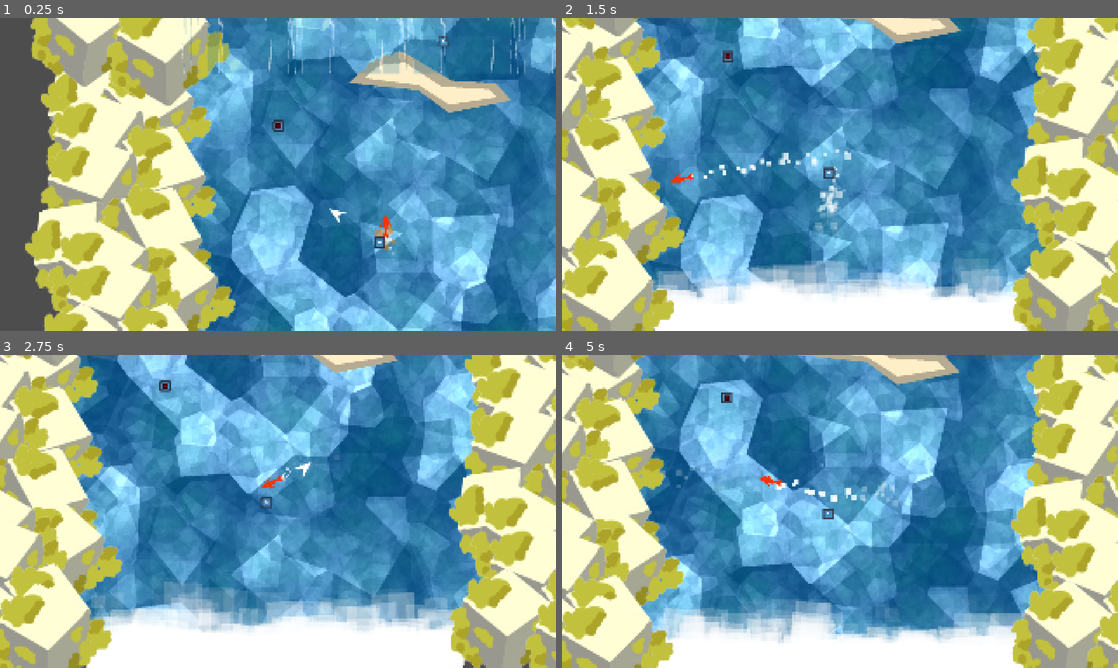
Above: before the commit, frames 1-4 (two rows, left to right).
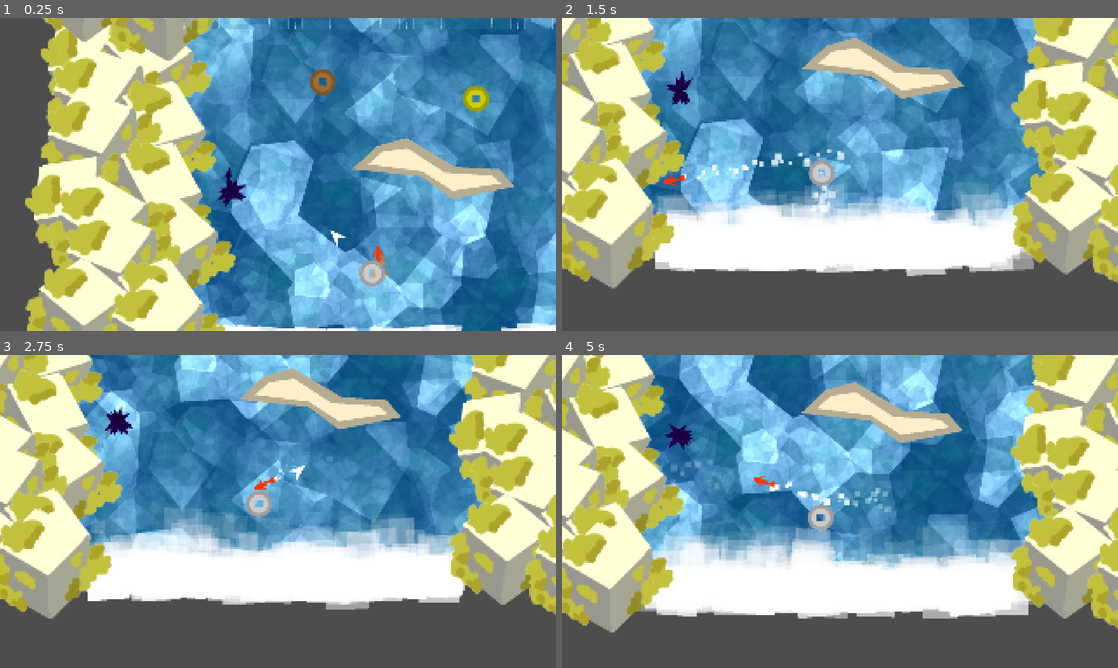
Above: after the commit, the same moments.

Repository: ojaskavathe/cascade
Game: Godot game, scene res://game.tscn
Same seed, same stepped clock (60 frames per second), same inputs: the game is played once before the commit and once after it. The engine's default icon, where the game draws it, is replaced by a stand-in: a white triangle on a blue panel in a dark square.
Inputs (mouse positions are in pixels of both pictures, inside the frame that each line leads up to):
- Up to frame 1 (0.25 s): no input
- Up to frame 2 (1.5 s): move the mouse to (962, 158) at 0.52 s; hold Space (jump) 0.53-1.28 s; hold D (right) from 0.53 s (still down); move the mouse to (728, 190) at 1.27 s; tap Space (jump) at 1.35 s
- Up to frame 3 (2.75 s): tap Space (jump) at 1.52, 1.82 s; move the mouse to (333, 442) at 2.02 s; release D (right) at 2.03 s; hold A (left) from 2.03 s (still down); hold Space (jump) from 2.03 s (still down)
- Up to frame 4 (5 s): move the mouse to (812, 574) at 2.77 s; release A (left) at 2.78 s; release Space (jump) at 2.78 s; hold D (right) 2.78-4.28 s; tap Space (jump) at 2.85, 3.02, 3.32, 4.35, 4.52, 4.82 s; move the mouse to (1006, 558) at 3.52 s; hold Space (jump) 3.53-4.28 s; move the mouse to (673, 464) at 4.27 s; hold A (left) from 4.28 s (still down)

The runs differ from the first frame. In frame 1, 61% of the frame differs, in the area x 4-100%, y 0-100%; in frame 2, 80%; in frame 3, 83%, in the area x 0-100%, y 0-100%; in frame 4, 82%.

Commit message:
Jump point stuff

Diff:
--- /dev/null
+++ b/entity/object/base_jump_point.tscn
@@ -0,0 +1,9 @@
+[gd_scene load_steps=2 format=3 uid="uid://v743cd1td7ir"]
+
+[sub_resource type="CircleShape2D" id="CircleShape2D_bi3ns"]
+radius = 36.0
+
+[node name="BaseJumpPoint" type="Area2D" groups=["jump_point"]]
+
+[node name="CollisionShape2D" type="CollisionShape2D" parent="."]
+shape = SubResource("CircleShape2D_bi3ns")
--- /dev/null
+++ b/entity/object/debug_0.tscn
@@ -0,0 +1,43 @@
+[gd_scene load_steps=7 format=3 uid="uid://clyk282cyamie"]
+
+[ext_resource type="PackedScene" uid="uid://cnb5n82ek6hwi" path="res://entity/object/bottom_kill_zone.tscn" id="1_rrcib"]
+[ext_resource type="PackedScene" uid="uid://b5vpdkkyoghac" path="res://entity/object/kill_zone.tscn" id="2_v24ii"]
+[ext_resource type="PackedScene" uid="uid://cfmeftaqkjqs" path="res://entity/object/enemy.tscn" id="3_p756n"]
+[ext_resource type="PackedScene" uid="uid://hwtg6vij1omp" path="res://entity/object/spawn_jump_point.tscn" id="4_r14tu"]
+[ext_resource type="PackedScene" uid="uid://cevwhf6jv1r06" path="res://entity/object/jump_point.tscn" id="5_lugmn"]
+[ext_resource type="PackedScene" uid="uid://ek465fxqkhqe" path="res://entity/object/end_jump_point.tscn" id="6_2axsy"]
+
+[node name="Debug0" type="Node2D"]
+
+[node name="BottomKillzone" parent="." instance=ExtResource("1_rrcib")]
+position = Vector2(0, 714)
+
+[node name="Polygon2D" type="Polygon2D" parent="."]
+position = Vector2(135, 32)
+color = Color(0.72, 0.67716, 0.5688, 1)
+polygon = PackedVector2Array(556, 192, 488, 211, 431, 264, 591, 281, 661, 333, 804.933, 304.438, 770, 265, 668, 259)
+metadata/_edit_group_ = true
+
+[node name="Polygon2D2" type="Polygon2D" parent="Polygon2D"]
+scale = Vector2(0.999724, 1.01353)
+color = Color(1, 0.9405, 0.79, 1)
+polygon = PackedVector2Array(558.154, 213.116, 501.138, 221.009, 467.129, 249.622, 592.164, 265.409, 662.183, 309.808, 773.214, 293.035, 753.208, 275.275, 644.178, 268.369)
+
+[node name="KillZone" parent="Polygon2D" instance=ExtResource("2_v24ii")]
+position = Vector2(571, 236)
+
+[node name="CollisionPolygon2D" type="CollisionPolygon2D" parent="Polygon2D/KillZone"]
+polygon = PackedVector2Array(-17, -46, -91, -24, -133, 26, 25, 44, 88, 93, 230, 66, 198, 25, 95, 18)
+metadata/_edit_lock_ = true
+
+[node name="Enemy" parent="." instance=ExtResource("3_p756n")]
+position = Vector2(288, 346)
+
+[node name="SpawnJumpPoint" parent="." instance=ExtResource("4_r14tu")]
+position = Vector2(612, 536)
+
+[node name="JumpPoint" parent="." instance=ExtResource("5_lugmn")]
+position = Vector2(498, 96)
+
+[node name="EndJumpPoint" parent="." instance=ExtResource("6_2axsy")]
+position = Vector2(851, 134)
--- /dev/null
+++ b/entity/object/end_jump_point.tscn
@@ -0,0 +1,13 @@
+[gd_scene load_steps=3 format=3 uid="uid://ek465fxqkhqe"]
+
+[ext_resource type="PackedScene" uid="uid://v743cd1td7ir" path="res://entity/object/base_jump_point.tscn" id="1_mnwan"]
+[ext_resource type="Texture2D" uid="uid://835sbaf5l0di" path="res://assets/coin_base.png" id="2_ewk4s"]
+
+[node name="EndJumpPoint" type="Node2D"]
+
+[node name="BaseJumpPoint" parent="." groups=["end_point"] instance=ExtResource("1_mnwan")]
+
+[node name="CoinBase" type="Sprite2D" parent="."]
+modulate = Color(1, 1, 0, 1)
+scale = Vector2(0.6, 0.6)
+texture = ExtResource("2_ewk4s")
--- a/entity/object/enemy.tscn
+++ b/entity/object/enemy.tscn
@@ -1,23 +1,56 @@
-[gd_scene load_steps=5 format=3 uid="uid://cfmeftaqkjqs"]
+[gd_scene load_steps=8 format=3 uid="uid://cfmeftaqkjqs"]
 
-[ext_resource type="PackedScene" uid="uid://v743cd1td7ir" path="res://entity/object/jump_point.tscn" id="1_4bd5a"]
-[ext_resource type="Texture2D" uid="uid://7iiqobfrmtqd" path="res://icon.svg" id="2_tfngl"]
-[ext_resource type="PackedScene" path="res://entity/object/kill_zone.tscn" id="3_sqxws"]
+[ext_resource type="PackedScene" uid="uid://v743cd1td7ir" path="res://entity/object/base_jump_point.tscn" id="1_4bd5a"]
+[ext_resource type="PackedScene" uid="uid://b5vpdkkyoghac" path="res://entity/object/kill_zone.tscn" id="3_sqxws"]
+[ext_resource type="Texture2D" uid="uid://bivgacfhmvefy" path="res://assets/spike.png" id="4_m63wx"]
 
 [sub_resource type="CircleShape2D" id="CircleShape2D_o6b6x"]
 radius = 28.0179
 
+[sub_resource type="Curve" id="Curve_gq6w5"]
+min_value = -200.0
+max_value = 200.0
+_data = [Vector2(0.0561798, -90.1099), 0.0, 0.0, 0, 0, Vector2(0.41573, -116.484), 0.0, 0.0, 0, 0, Vector2(0.696629, 15.3846), 0.0, 0.0, 0, 0, Vector2(0.983146, -125.275), 0.0, 0.0, 0, 0]
+point_count = 4
+
+[sub_resource type="Curve" id="Curve_eo84d"]
+min_value = 1.0
+max_value = 2.0
+_data = [Vector2(0.0561798, 1.31868), 0.0, 0.0, 0, 0, Vector2(0.376405, 1.73626), 0.0, 0.0, 0, 0, Vector2(0.662921, 1.49451), 0.0, 0.0, 0, 0, Vector2(0.870787, 1.41758), 0.0, 0.0, 0, 0]
+point_count = 4
+
+[sub_resource type="Gradient" id="Gradient_5b2ly"]
+offsets = PackedFloat32Array(0)
+colors = PackedColorArray(0.198, 0, 0.54, 1)
+
 [node name="Enemy" type="Node2D"]
-
-[node name="JumpPoint" parent="." instance=ExtResource("1_4bd5a")]
-
-[node name="Icon" type="Sprite2D" parent="."]
-modulate = Color(1, 0, 0, 1)
-position = Vector2(7.62939e-06, -9.53674e-07)
-scale = Vector2(0.1, 0.1)
-texture = ExtResource("2_tfngl")
 
 [node name="KillZone" parent="." instance=ExtResource("3_sqxws")]
 
 [node name="CollisionShape2D" type="CollisionShape2D" parent="KillZone"]
 shape = SubResource("CircleShape2D_o6b6x")
+
+[node name="BaseJumpPoint" parent="." instance=ExtResource("1_4bd5a")]
+
+[node name="CPUParticles2D" type="CPUParticles2D" parent="."]
+amount = 16
+lifetime = 2.0
+preprocess = 2.0
+randomness = 1.0
+texture = ExtResource("4_m63wx")
+spread = 180.0
+gravity = Vector2(0, 0)
+initial_velocity_max = 4.0
+angular_velocity_min = 32.0
+angular_velocity_max = 64.0
+radial_accel_min = 6.0
+radial_accel_max = 6.0
+radial_accel_curve = SubResource("Curve_gq6w5")
+tangential_accel_max = 10.0
+damping_min = 5.0
+damping_max = 20.0
+angle_max = 360.0
+scale_amount_min = 0.4
+scale_amount_max = 0.5
+scale_amount_curve = SubResource("Curve_eo84d")
+color_ramp = SubResource("Gradient_5b2ly")
--- a/entity/object/jump_point.tscn
+++ b/entity/object/jump_point.tscn
@@ -1,15 +1,13 @@
-[gd_scene load_steps=3 format=3 uid="uid://v743cd1td7ir"]
+[gd_scene load_steps=3 format=3 uid="uid://cevwhf6jv1r06"]
 
-[ext_resource type="Texture2D" uid="uid://7iiqobfrmtqd" path="res://icon.svg" id="1_jbrf6"]
+[ext_resource type="PackedScene" uid="uid://v743cd1td7ir" path="res://entity/object/base_jump_point.tscn" id="1_7a3kh"]
+[ext_resource type="Texture2D" uid="uid://835sbaf5l0di" path="res://assets/coin_base.png" id="2_u308s"]
 
-[sub_resource type="CircleShape2D" id="CircleShape2D_bi3ns"]
-radius = 36.0
+[node name="JumpPoint" type="Node2D"]
 
-[node name="JumpPoint" type="Area2D" groups=["jump_point"]]
+[node name="BaseJumpPoint" parent="." instance=ExtResource("1_7a3kh")]
 
-[node name="CollisionShape2D" type="CollisionShape2D" parent="."]
-shape = SubResource("CircleShape2D_bi3ns")
-
-[node name="Icon" type="Sprite2D" parent="."]
-scale = Vector2(0.2, 0.2)
-texture = ExtResource("1_jbrf6")
+[node name="CoinBase" type="Sprite2D" parent="."]
+modulate = Color(0.79, 0.53799, 0.2686, 1)
+scale = Vector2(0.6, 0.6)
+texture = ExtResource("2_u308s")
--- /dev/null
+++ b/entity/object/spawn_jump_point.tscn
@@ -0,0 +1,12 @@
+[gd_scene load_steps=3 format=3 uid="uid://hwtg6vij1omp"]
+
+[ext_resource type="PackedScene" uid="uid://v743cd1td7ir" path="res://entity/object/base_jump_point.tscn" id="1_x173m"]
+[ext_resource type="Texture2D" uid="uid://835sbaf5l0di" path="res://assets/coin_base.png" id="2_eyyfn"]
+
+[node name="SpawnJumpPoint" type="Node2D"]
+
+[node name="BaseJumpPoint" parent="." groups=["spawn_point"] instance=ExtResource("1_x173m")]
+
+[node name="CoinBase" type="Sprite2D" parent="."]
+scale = Vector2(0.6, 0.6)
+texture = ExtResource("2_eyyfn")
--- a/entity/player/player.gd
+++ b/entity/player/player.gd
@@ -89,7 +89,7 @@
 		in_jump_point = true
 		jump_point_position = area.get_global_position()
 		if (area.is_in_group("spawn_point")):
-			Signals.new_checkpoint.emit(jump_point_position, area.get_parent())
+			Signals.new_checkpoint.emit(jump_point_position, area.get_parent().get_parent())
 		if (area.is_in_group("end_point")):
 			end_jump = true
 
--- a/entity/waterfall/waterfall.tscn
+++ b/entity/waterfall/waterfall.tscn
@@ -17,7 +17,7 @@
 [sub_resource type="ShaderMaterial" id="ShaderMaterial_jwthj"]
 shader = ExtResource("1_uaryd")
 shader_parameter/scale = Vector2(5, 5)
-shader_parameter/zoom = 1.49831
+shader_parameter/zoom = 1.0
 shader_parameter/gap_stretch = Vector2(0.8, 0.05)
 shader_parameter/refraction_stretch = Vector2(2, 0.8)
 shader_parameter/refraction_strength = 0.008
--- a/game.gd
+++ b/game.gd
@@ -11,7 +11,7 @@
 	Signals.kill.connect(_on_kill)
 	Signals.new_checkpoint.connect(_new_checkpoint)
 
-	checkpoint_loc = first_level.get_node("Spawn").position
+	checkpoint_loc = first_level.get_node("SpawnJumpPoint").position
 
 	player.position = checkpoint_loc
 	player.jump_point_position = checkpoint_loc
--- a/level/debug_0.tscn
+++ /dev/null
@@ -1,36 +0,0 @@
-[gd_scene load_steps=5 format=3 uid="uid://clyk282cyamie"]
-
-[ext_resource type="PackedScene" uid="uid://v743cd1td7ir" path="res://entity/object/jump_point.tscn" id="1_menrk"]
-[ext_resource type="PackedScene" uid="uid://cnb5n82ek6hwi" path="res://entity/object/bottom_kill_zone.tscn" id="6_ptu0k"]
-[ext_resource type="PackedScene" path="res://entity/object/kill_zone.tscn" id="8_oqoni"]
-[ext_resource type="PackedScene" uid="uid://cfmeftaqkjqs" path="res://entity/object/enemy.tscn" id="9_pws10"]
-
-[node name="Debug0" type="Node2D"]
-
-[node name="Spawn" parent="." groups=["spawn_point"] instance=ExtResource("1_menrk")]
-position = Vector2(629, 361)
-
-[node name="End" parent="." groups=["end_point"] instance=ExtResource("1_menrk")]
-position = Vector2(775, -100)
-
-[node name="BottomKillzone" parent="." instance=ExtResource("6_ptu0k")]
-position = Vector2(0, 714)
-
-[node name="Polygon2D" type="Polygon2D" parent="."]
-position = Vector2(127, -270)
-color = Color(0.72, 0.67716, 0.5688, 1)
-polygon = PackedVector2Array(556, 192, 488, 211, 431, 264, 591, 281, 661, 333, 804.933, 304.438, 770, 265, 668, 259)
-
-[node name="Polygon2D2" type="Polygon2D" parent="Polygon2D"]
-scale = Vector2(0.999724, 1.01353)
-color = Color(1, 0.9405, 0.79, 1)
-polygon = PackedVector2Array(558.154, 213.116, 501.138, 221.009, 467.129, 249.622, 592.164, 265.409, 662.183, 309.808, 773.214, 293.035, 753.208, 275.275, 644.178, 268.369)
-
-[node name="KillZone" parent="Polygon2D" instance=ExtResource("8_oqoni")]
-position = Vector2(571, 236)
-
-[node name="CollisionPolygon2D" type="CollisionPolygon2D" parent="Polygon2D/KillZone"]
-polygon = PackedVector2Array(-17, -46, -91, -24, -133, 26, 25, 44, 88, 93, 230, 66, 198, 25, 95, 18)
-
-[node name="Enemy" parent="." instance=ExtResource("9_pws10")]
-position = Vector2(396, 93)
--- a/level/debug_1.tscn
+++ b/level/debug_1.tscn
@@ -1,7 +1,6 @@
-[gd_scene load_steps=4 format=3 uid="uid://b1c5iccen6h2c"]
+[gd_scene load_steps=3 format=3 uid="uid://b1c5iccen6h2c"]
 
 [ext_resource type="Texture2D" uid="uid://7iiqobfrmtqd" path="res://icon.svg" id="1_ff1n1"]
-[ext_resource type="PackedScene" uid="uid://v743cd1td7ir" path="res://entity/object/jump_point.tscn" id="2_0qeom"]
 [ext_resource type="PackedScene" uid="uid://cnb5n82ek6hwi" path="res://entity/object/bottom_kill_zone.tscn" id="3_jnlx5"]
 
 [node name="Debug1" type="Node2D"]
@@ -10,23 +9,5 @@
 position = Vector2(330, 320)
 texture = ExtResource("1_ff1n1")
 
-[node name="Spawn" parent="." groups=["spawn_point"] instance=ExtResource("2_0qeom")]
-position = Vector2(617, 643)
-
-[node name="JumpPoint2" parent="." instance=ExtResource("2_0qeom")]
-position = Vector2(458, 620)
-
-[node name="JumpPoint3" parent="." instance=ExtResource("2_0qeom")]
-position = Vector2(781, 620)
-
-[node name="JumpPoint4" parent="." instance=ExtResource("2_0qeom")]
-position = Vector2(225, 493)
-
-[node name="JumpPoint5" parent="." instance=ExtResource("2_0qeom")]
-position = Vector2(957, 474)
-
-[node name="JumpPoint6" parent="." instance=ExtResource("2_0qeom")]
-position = Vector2(603, 432)
-
 [node name="BottomKillzone" parent="." instance=ExtResource("3_jnlx5")]
 position = Vector2(-6, 760)
--- a/level/debug_2.tscn
+++ b/level/debug_2.tscn
@@ -1,7 +1,6 @@
-[gd_scene load_steps=3 format=3 uid="uid://bm5r011rhpof8"]
+[gd_scene load_steps=2 format=3 uid="uid://bm5r011rhpof8"]
 
 [ext_resource type="Texture2D" uid="uid://7iiqobfrmtqd" path="res://icon.svg" id="1_vc05h"]
-[ext_resource type="PackedScene" uid="uid://v743cd1td7ir" path="res://entity/object/jump_point.tscn" id="2_3x7hs"]
 
 [node name="Debug2" type="Node2D"]
 
@@ -12,9 +11,3 @@
 [node name="Icon2" type="Sprite2D" parent="."]
 position = Vector2(548, 187)
 texture = ExtResource("1_vc05h")
-
-[node name="JumpPoint" parent="." instance=ExtResource("2_3x7hs")]
-position = Vector2(328, 587)
-
-[node name="JumpPoint2" parent="." instance=ExtResource("2_3x7hs")]
-position = Vector2(681, 612)
--- a/level_group/lg_0.tscn
+++ b/level_group/lg_0.tscn
@@ -1,12 +1,12 @@
 [gd_scene load_steps=12 format=3 uid="uid://beenaw7n1s61s"]
 
-[ext_resource type="PackedScene" uid="uid://clyk282cyamie" path="res://level/debug_0.tscn" id="1_6niij"]
+[ext_resource type="PackedScene" uid="uid://clyk282cyamie" path="res://entity/object/debug_0.tscn" id="1_6niij"]
 [ext_resource type="PackedScene" uid="uid://b1c5iccen6h2c" path="res://level/debug_1.tscn" id="2_wvcjw"]
 [ext_resource type="Shader" path="res://assets/shader/pixelate.gdshader" id="3_j37r5"]
 [ext_resource type="PackedScene" uid="uid://db6esycu3r0ut" path="res://entity/waterfall/waterfall.tscn" id="4_f443m"]
 [ext_resource type="PackedScene" uid="uid://bohi4cl1p4ipa" path="res://entity/waterfall/waterfall_background.tscn" id="5_egt5m"]
 [ext_resource type="PackedScene" uid="uid://ba2n4nf5j2cpv" path="res://entity/object/foam.tscn" id="6_0wh8e"]
-[ext_resource type="PackedScene" path="res://entity/object/kill_zone.tscn" id="7_7scns"]
+[ext_resource type="PackedScene" uid="uid://b5vpdkkyoghac" path="res://entity/object/kill_zone.tscn" id="7_7scns"]
 [ext_resource type="PackedScene" uid="uid://468m7kol4t1" path="res://entity/object/rocks.tscn" id="8_hhwa6"]
 
 [sub_resource type="ShaderMaterial" id="ShaderMaterial_7draw"]
Binary file added: assets/coin_base.png
Not shown, added: assets/coin_base.png.import
Binary file added: assets/spike.png
Not shown, added: assets/spike.png.import
